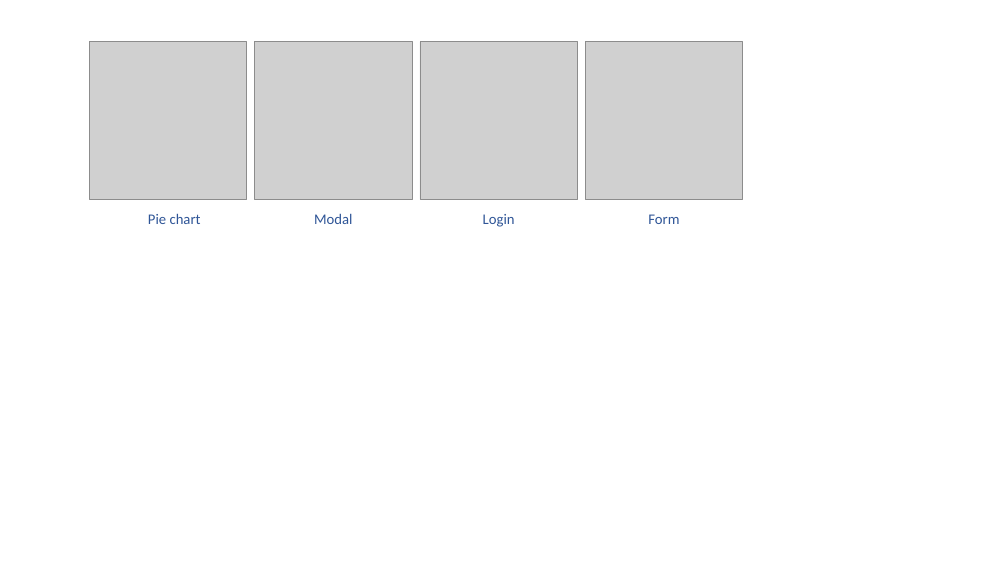
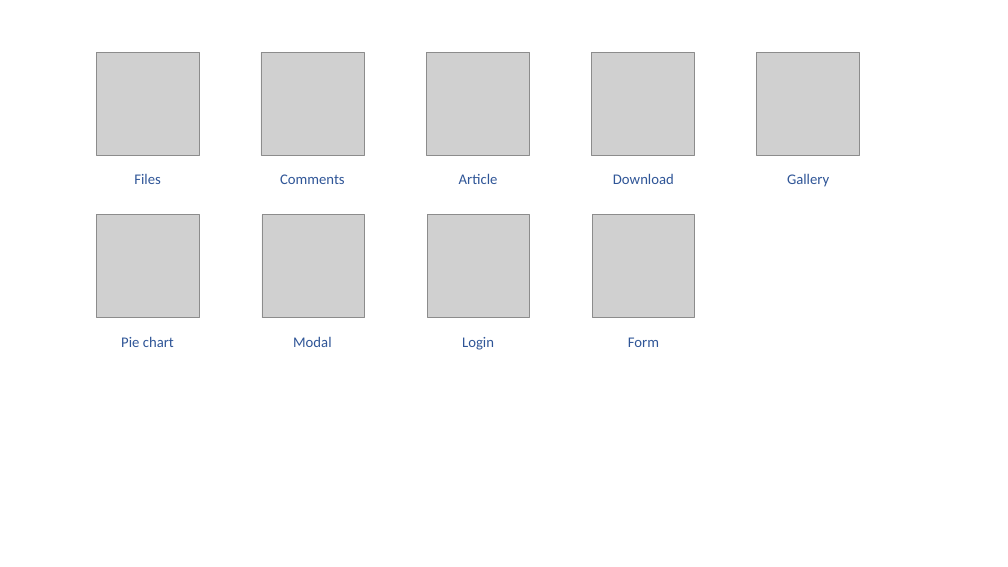
Before and after one commit to Finastra/fds-design, a slide deck: slide 4 of 01 - Plan & Ideate/03 - User Flow/user_flows.pptx (slide 3 before the commit). Drawn at 1008x567 pixels with LibreOffice and Linux fonts; fonts in the diff are those of the drawing; grey boxes stand for pictures. Boxes give left, top, right and bottom in pixels: in the first picture for what was removed or moved away, otherwise in the second. Text is boxed around its words. In the diff, an @@ line names an element or a change of style, - is before the commit and + after.

```diff
--- a/01 - Plan & Ideate/03 - User Flow/user_flows.pptx
+++ b/01 - Plan & Ideate/03 - User Flow/user_flows.pptx
@@ picture added at [97, 52, 200, 155] @@
@@ picture added at [261, 52, 364, 155] @@
@@ picture added at [426, 52, 529, 155] @@
@@ picture added at [591, 52, 694, 155] @@
@@ picture added at [757, 52, 860, 155] @@
@@ text added at [134, 174, 161, 184], 14 pt, text #2F5597 @@
+Files
@@ text added at [280, 174, 345, 184], 14 pt, text #2F5597 @@
+Comments
@@ text added at [459, 173, 498, 184], 14 pt, text #2F5597 @@
+Article
@@ text added at [613, 173, 674, 184], 14 pt, text #2F5597 @@
+Download
@@ text added at [787, 174, 829, 187], 14 pt, text #2F5597 @@
+Gallery
@@ picture: place and size @@
-picture at [89, 42, 247, 199]
+picture at [97, 215, 200, 318]
@@ picture: place and size @@
-picture at [255, 42, 412, 199]
+picture at [262, 215, 365, 318]
@@ picture: place and size @@
-picture at [420, 42, 578, 199]
+picture at [427, 215, 529, 317]
@@ picture: place and size @@
-picture at [585, 42, 743, 199]
+picture at [593, 215, 695, 317]
@@ text "Pie chart": place and size @@
-text "Pie chart" at [148, 213, 201, 224]
+text "Pie chart" at [121, 336, 174, 347]
@@ 3 texts: place and size @@
-3 texts at [314, 213, 679, 227]
+3 texts at [293, 336, 659, 350]
```
Also in this commit, not shown: 1 other slide changed, 2 slides added, 1 slide removed, 26 other files.
